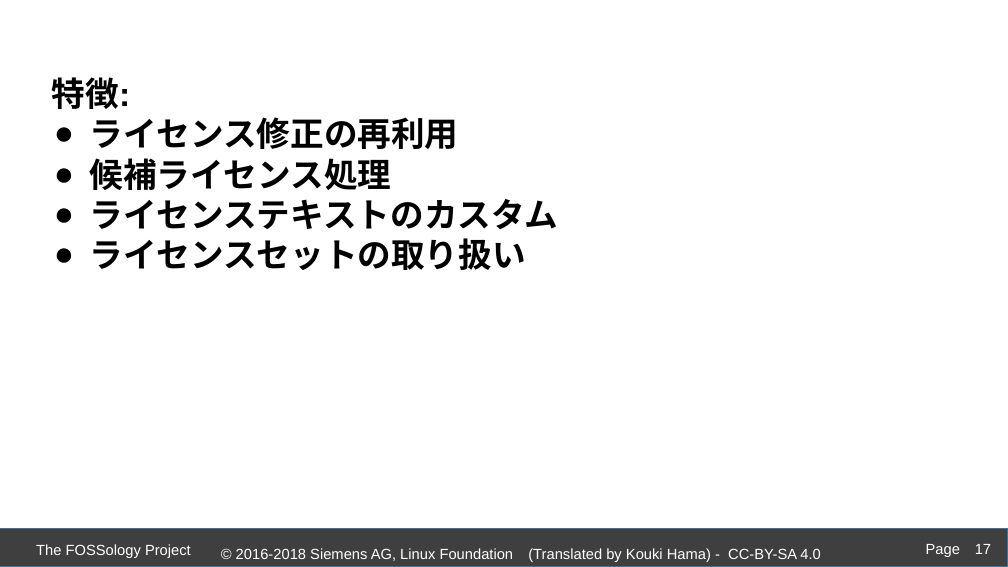
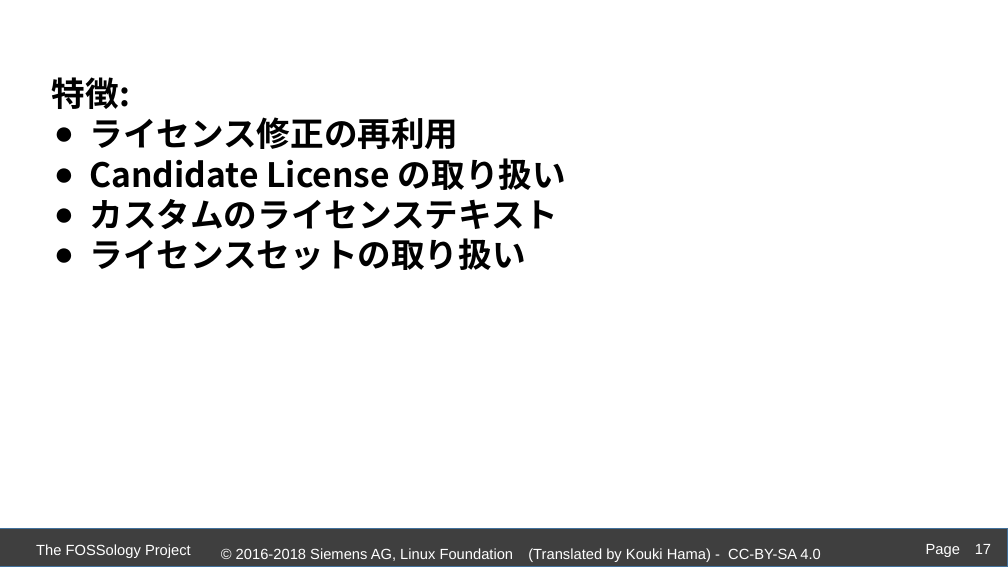
Before and after one commit to fossology/FOSSologySlides, a slide deck: slide 17 of Module-D-JPN-Acceleration-Features.pptx. Drawn at 1008x567 pixels with LibreOffice and Linux fonts; fonts in the diff are those of the drawing; background and template pictures are left out. Boxes give left, top, right and bottom in pixels: in the first picture for what was removed or moved away, otherwise in the second. Text is boxed around its words. In the diff, an @@ line names an element or a change of style, - is before the commit and + after.

```diff
--- a/Module-D-JPN-Acceleration-Features.pptx
+++ b/Module-D-JPN-Acceleration-Features.pptx
@@ text at box(90, 117, 526, 270): font Arial to Noto Sans CJK JP in "特徴:", "ライセンス修正の再利用", "ライセンスセットの取り扱い" @@
@@ text at box(90, 158, 566, 229): text changed; font Arial to Noto Sans CJK JP @@
-● 候補ライセンス処理
-● ライセンステキストのカスタム
+● Candidate License の取り扱い
+● カスタムのライセンステキスト
```
Also in this commit, not shown: 15 other slides changed.
